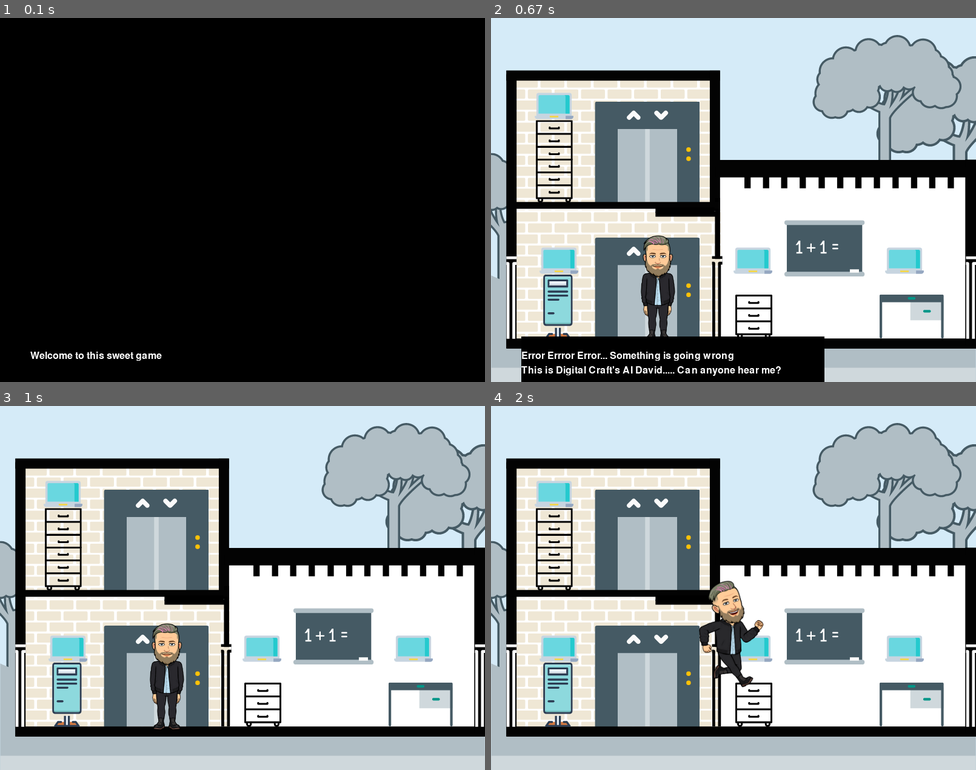
Above: before the commit, frames 1-4 (two rows, left to right).
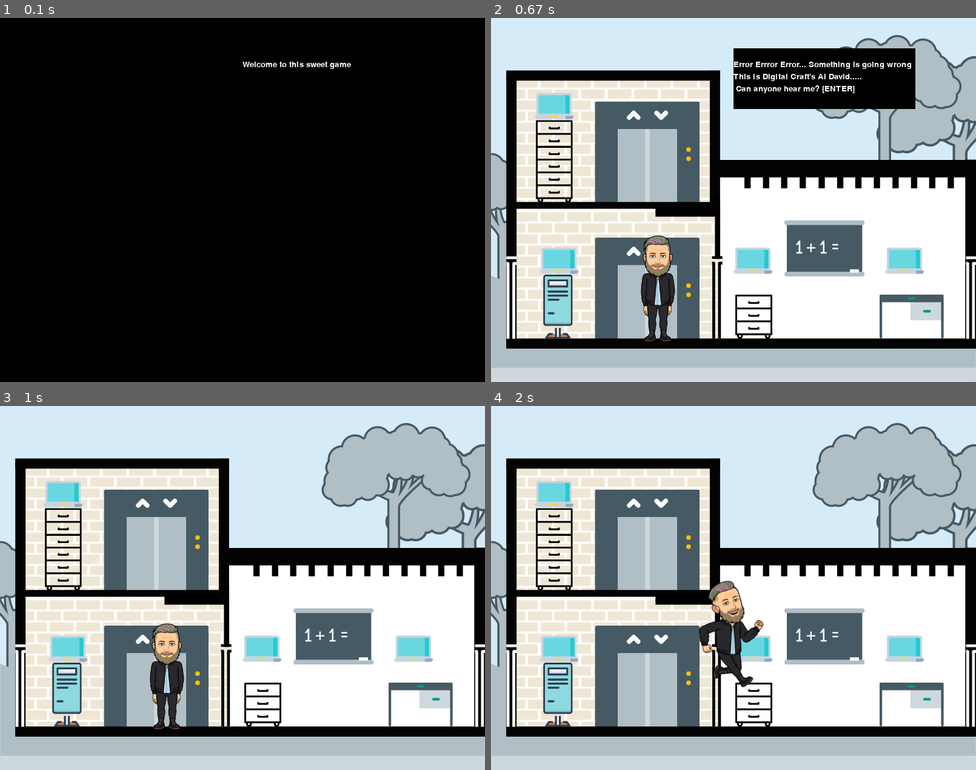
Above: after the commit, the same moments.

Repository: ericschorling/python_project
Game: pygame game, started from player_animation.py
The game is run twice, just before and just after one commit, with the same random seed, the same clock (stepped at 60 frames per second) and the same inputs.
Inputs:
- Up to frame 1 (0.1 s): no input
- Up to frame 2 (0.67 s): tap Enter at 0.33 s
- Up to frame 3 (1 s): tap Enter at 0.67 s
- Up to frame 4 (2 s): hold Right 1.13-1.6 s; hold Up 1.63-1.93 s; tap Enter at 1.78 s; hold Right from 1.97 s (still down)

The runs differ from the first frame. In frame 1, 0.5% of the frame differs, in the area x 6-73%, y 12-95%; in frame 2, 12%, in the area x 6-88%, y 8-100%; in frame 3, nothing differs; in frame 4, nothing differs.

Commit message:
getting harmony's info

Diff:
--- a/player_animation.py
+++ b/player_animation.py
@@ -17,7 +17,7 @@
 #Create the screen W,H
 screen = pygame.display.set_mode((800,600))
 screenImg = pygame.image.load("Game_Board.png").convert()
-narration_box = Message_Box(24, 50, 525 )
+narration_box = Message_Box(20, 400, 50 )
 #Background
 # background = pygame.image.load('bg.jpg')
 #Title and Icon
@@ -303,8 +303,8 @@
         #function to display player
         player(playerX,playerY)
         if first_run:
-            narration_box.display_background(BLACK_BACKGROUND,500,100)
-            narration_box.message_display(["Error Errror Error... Something is going wrong", "This is Digital Craft's AI David..... Can anyone hear me?"])
+            narration_box.display_background(BLACK_BACKGROUND,300,100)
+            narration_box.message_display(["Error Errror Error... Something is going wrong", "This is Digital Craft's AI David....."," Can anyone hear me? [ENTER]"])
             pause_get_key()
             first_run = False
     pygame.display.update()
--- a/python_project_main.py
+++ b/python_project_main.py
@@ -155,8 +155,8 @@
                        self.y_cord,
                         size_x, size_y), 0)
     def ask(self,screen, question):
-    #"ask(screen, question) -> answer"
-    #pygame.font.init()
+        #"ask(screen, question) -> answer"
+        #pygame.font.init()
         current_string = []
         display_box(screen, question + "".join(current_string),139,291)
         while 1:
@@ -180,7 +180,7 @@
     #     if a_key == K_RETURN:
     #         break
 #Message functions for the game
-##Functions to display messages on the game board.
+##Functions to display messages on the game board./ Class makes these obsolete
 def get_key():
     while 1:
         event = pygame.event.poll()
